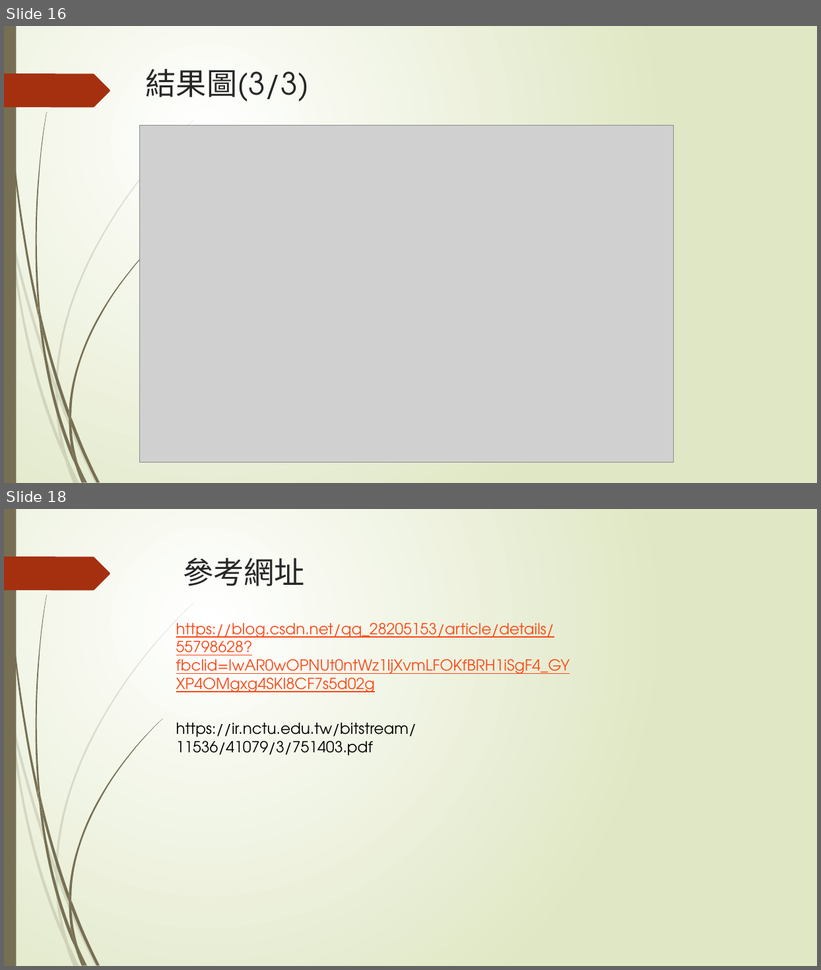
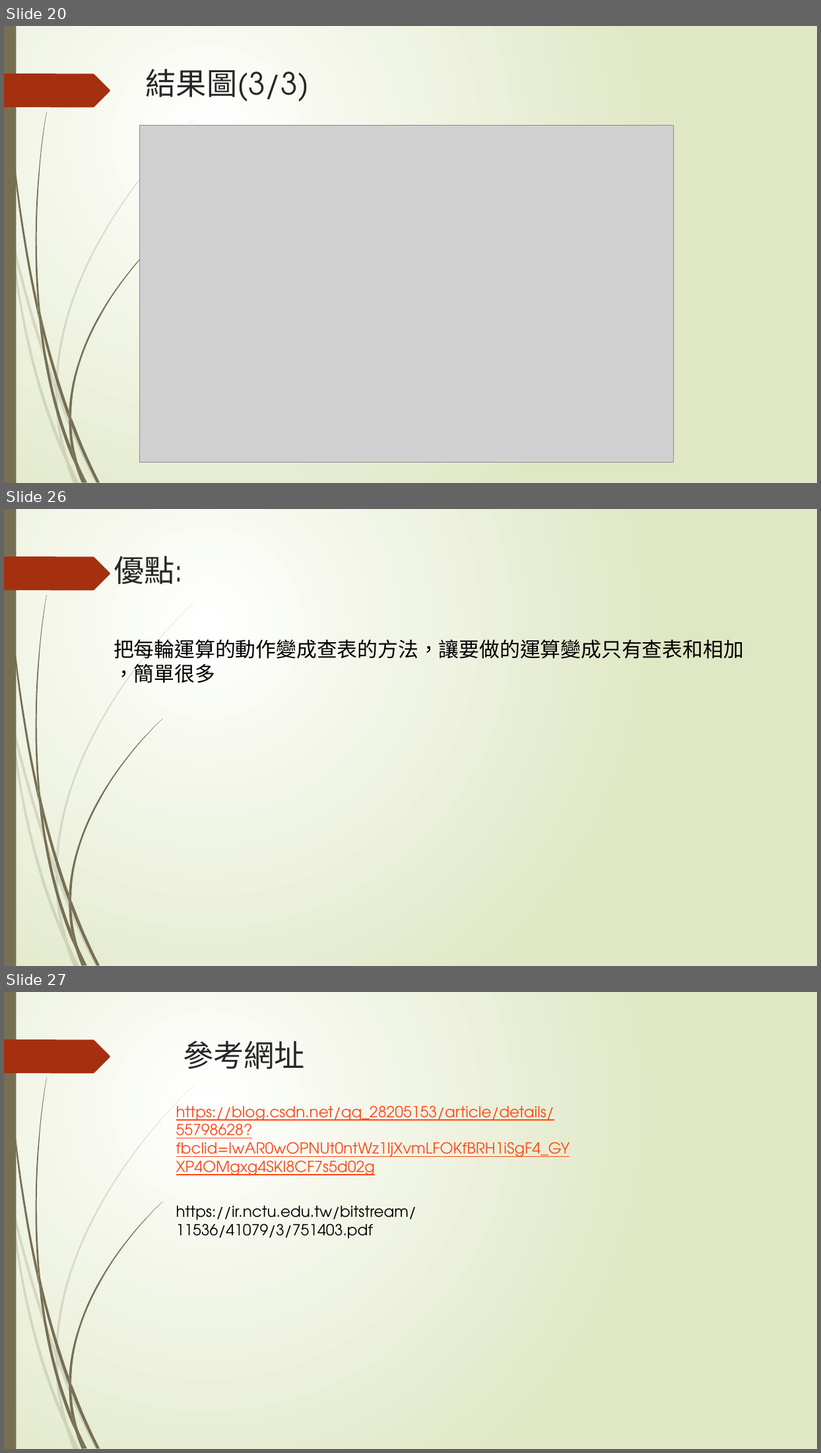
Before and after one commit to sanwich27/2019_FPGA_Design_Group4, a slide deck: final_project/AES加密&解密.pptx. Shown one above the other, each under a label of ours: slides 16 and 18 before the commit, slides 20, 26 and 27 after it; the slides between them are not shown. The pictures are 821x970 and 821x1453 pixels, drawn with LibreOffice and Linux fonts; fonts in the diff are those of the drawing; grey boxes stand for pictures. Boxes give left, top, right and bottom in pixels: in the first picture for what was removed or moved away, otherwise in the second. Text is boxed around its words. In the diff, an @@ line names an element or a change of style, - is before the commit and + after.

```diff
--- a/final_project/AES加密&解密.pptx
+++ b/final_project/AES加密&解密.pptx
@@ slide 26 added at (x1=4, y1=509, x2=817, y2=966), background gradient #FFFFFF to #DFE8C4; not listed: 24 template elements that a slide beside it also shows @@
@@ title added at (x1=114, y1=556, x2=183, y2=584), 36 pt, text #262626 @@
+優點:
@@ text added at (x1=114, y1=636, x2=744, y2=683), 24 pt, text #000000 @@
+把每輪運算的動作變成查表的方法，讓要做的運算變成只有查表和相加
+，簡單很多
@@ what was slide 16 is now slide 20 @@
@@ what was slide 18 is now slide 27 @@
```
Also in this commit, not shown: 1 slide changed, 8 other slides added.
